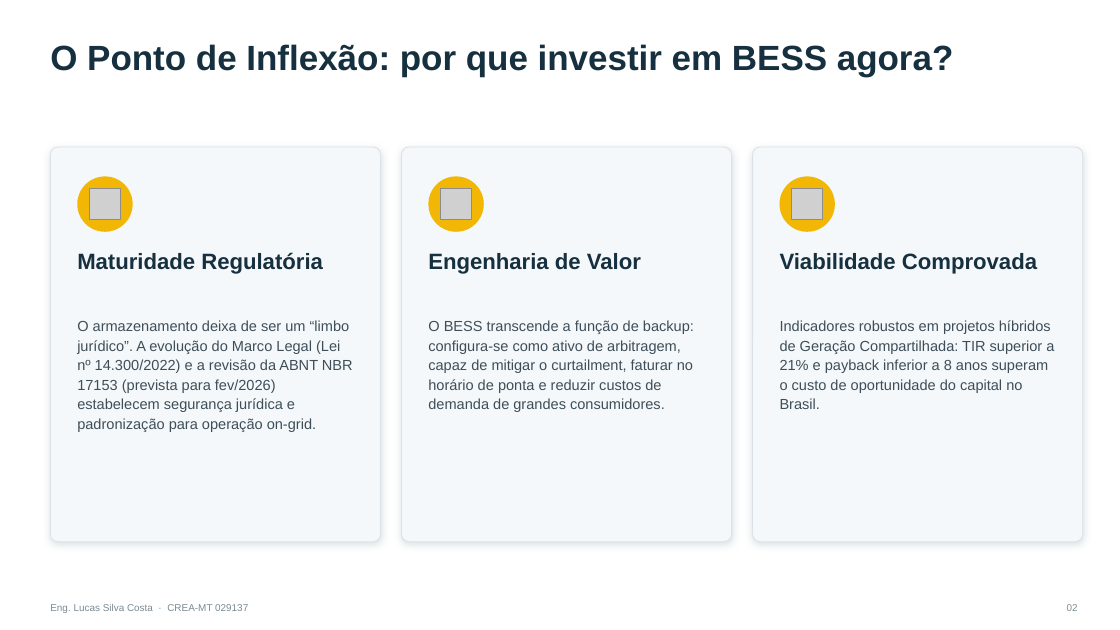
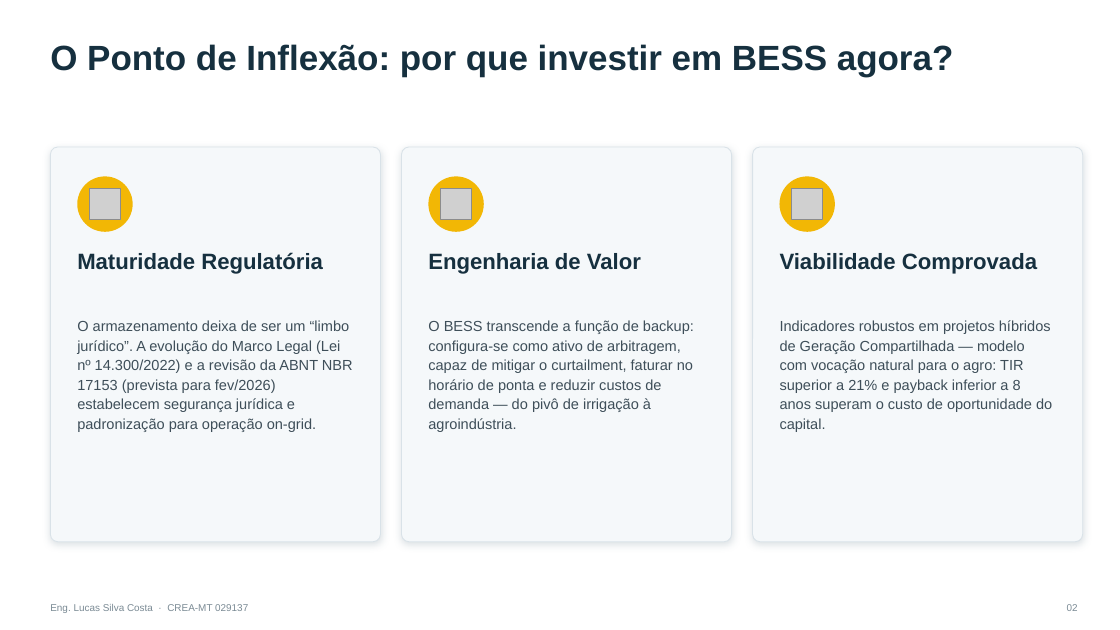
Before and after one commit to Lucas200988/sonare-crm, a slide deck: slide 2 of apresentacoes/BESS_Brasil_Lucas_Silva_Costa.pptx. Drawn at 1120x630 pixels with LibreOffice and Linux fonts; fonts in the diff are those of the drawing; grey boxes stand for pictures. Boxes give left, top, right and bottom in pixels: in the first picture for what was removed or moved away, otherwise in the second. Text is boxed around its words. In the diff, an @@ line names an element or a change of style, - is before the commit and + after.

```diff
--- a/apresentacoes/BESS_Brasil_Lucas_Silva_Costa.pptx
+++ b/apresentacoes/BESS_Brasil_Lucas_Silva_Costa.pptx
@@ text at (428,320,694,432): text changed @@
-O BESS transcende a função de backup: configura-se como ativo de arbitragem, capaz de mitigar o curtailment, faturar no horário de ponta e reduzir custos de demanda de grandes consumidores.
+O BESS transcende a função de backup: configura-se como ativo de arbitragem, capaz de mitigar o curtailment, faturar no horário de ponta e reduzir custos de demanda — do pivô de irrigação à agroindústria.
@@ text at (780,320,1052,432): text changed @@
-Indicadores robustos em projetos híbridos de Geração Compartilhada: TIR superior a 21% e payback inferior a 8 anos superam o custo de oportunidade do capital no Brasil.
+Indicadores robustos em projetos híbridos de Geração Compartilhada — modelo com vocação natural para o agro: TIR superior a 21% e payback inferior a 8 anos superam o custo de oportunidade do capital.
```
Also in this commit, not shown: 7 other slides changed.
